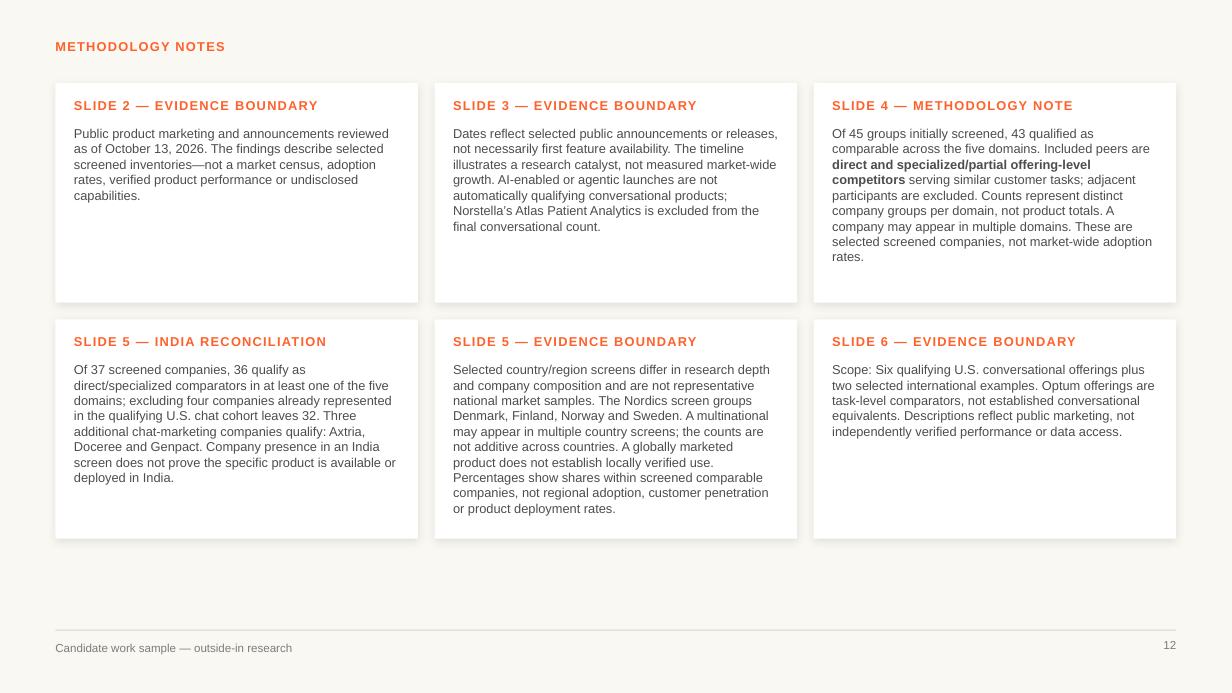
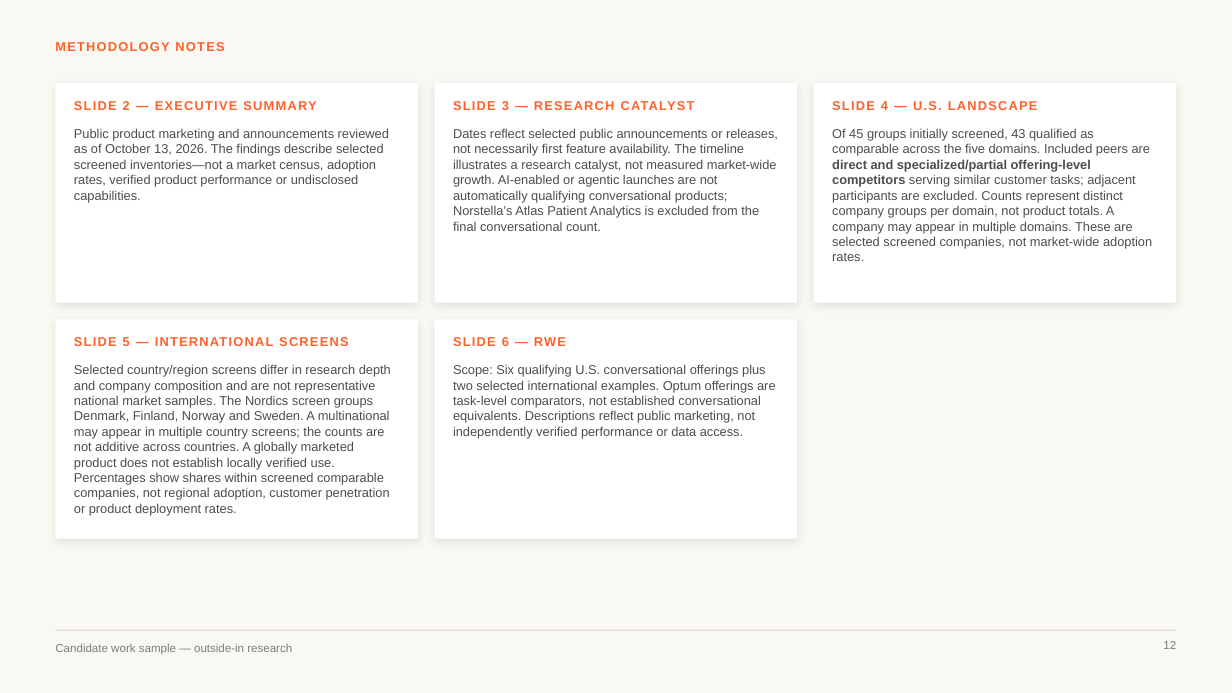
Before and after one commit to marinojt/test, a slide deck: slide 12 of deck/Optum-LS-Conversational-AI-sourced.pptx. Drawn at 1232x693 pixels with LibreOffice and Linux fonts; fonts in the diff are those of the drawing. Boxes give left, top, right and bottom in pixels: in the first picture for what was removed or moved away, otherwise in the second. Text is boxed around its words. In the diff, an @@ line names an element or a change of style, - is before the commit and + after.

```diff
--- a/deck/Optum-LS-Conversational-AI-sourced.pptx
+++ b/deck/Optum-LS-Conversational-AI-sourced.pptx
@@ text at [74,101,316,110]: text changed @@
-SLIDE 2 — EVIDENCE BOUNDARY
+SLIDE 2 — EXECUTIVE SUMMARY
@@ text at [453,101,695,110]: text changed @@
-SLIDE 3 — EVIDENCE BOUNDARY
+SLIDE 3 — RESEARCH CATALYST
@@ text at [832,101,1038,110]: text changed @@
-SLIDE 4 — METHODOLOGY NOTE
+SLIDE 4 — U.S. LANDSCAPE
@@ rectangle removed at [814,320,1177,540] @@
@@ text at [74,337,348,346]: text changed @@
-SLIDE 5 — EVIDENCE BOUNDARY
+SLIDE 5 — INTERNATIONAL SCREENS
@@ text removed at [74,337,326,346] @@
-SLIDE 5 — INDIA RECONCILIATION
@@ text at [453,337,566,346]: text changed @@
-SLIDE 6 — EVIDENCE BOUNDARY
+SLIDE 6 — RWE
@@ text "Selected country/region screens differ in ...": place and size @@
-text "Selected country/region screens differ in ..." at [453,364,770,516]
+text "Selected country/region screens differ in ..." at [74,364,391,516]
@@ text removed at [74,364,396,485] @@
-Of 37 screened companies, 36 qualify as direct/specialized comparators in at least one of the five domains; excluding four companies already represented in the qualifying U.S. chat cohort leaves 32. Three additional chat-marketing companies qualify: Axtria, Doceree and Genpact. Company presence in an India screen does not prove the specific product is available or deployed in India.
@@ text "Scope: Six qualifying U.S. conversational ...": place and size @@
-text "Scope: Six qualifying U.S. conversational ..." at [832,364,1155,439]
+text "Scope: Six qualifying U.S. conversational ..." at [453,364,776,439]
```
Also in this commit, not shown: 1 other slide changed, 3 other files.
